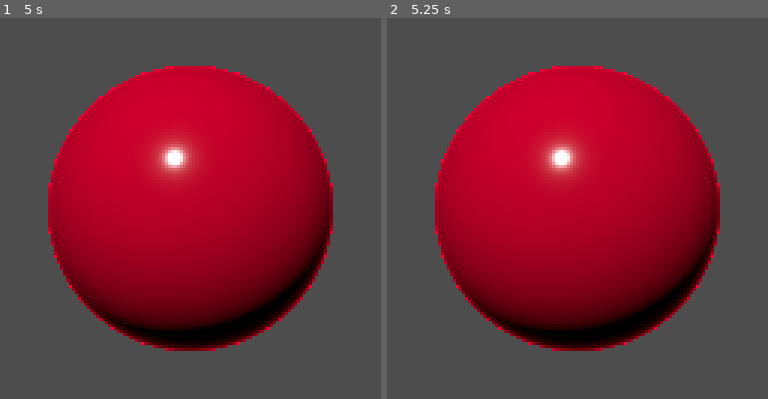
Above: before the commit, frames 1-2 (left to right).
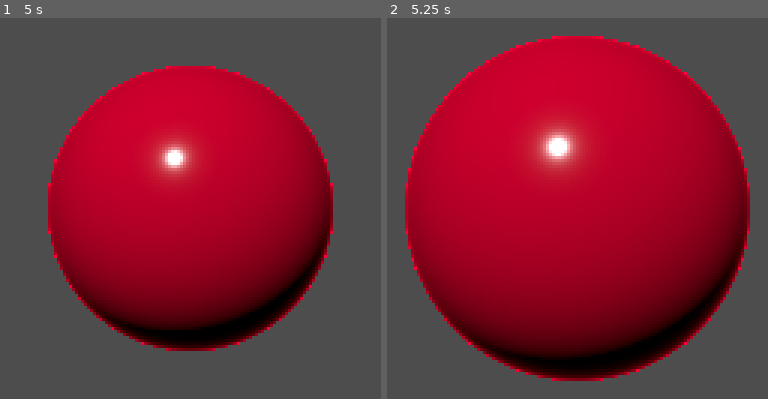
Above: after the commit, the same moments.

Repository: hola-soy-milk/godot-games
Game: Godot game, scene res://balloon popper/BalloonPopper.tscn
The game is run twice, just before and just after one commit, with the same random seed, the same clock (stepped at 60 frames per second) and the same inputs. The project has no main scene, so this scene is started directly.
Inputs (mouse positions are in pixels of both pictures, inside the frame that each line leads up to):
- Up to frame 1 (5 s): tap Enter at 0.5, 2, 3.5 s; move the mouse to (outside the picture) at 0.52 s; click (outside the picture) at 0.67 s; tap Space at 1.25, 2.75, 4.25 s; move the mouse to (outside the picture) at 1.27 s; click (outside the picture) at 1.42 s; move the mouse to (outside the picture) at 2.02 s; click (outside the picture) at 2.17 s; move the mouse to (outside the picture) at 2.77 s; click (outside the picture) at 2.92 s; move the mouse to (outside the picture) at 3.52 s; click (outside the picture) at 3.67 s; move the mouse to (outside the picture) at 4.27 s; click (outside the picture) at 4.42 s
- Up to frame 2 (5.25 s): move the mouse to (695, 208) at 5.02 s; click (695, 208) at 5.17 s

Frame 1 is identical in both runs. In frame 2, 31% of the frame differs, in the area x 4-96%, y 4-96%.

Commit message:
Make poppies

Diff:
--- a/balloon popper/Balloon.gd
+++ b/balloon popper/Balloon.gd
@@ -1,11 +1,16 @@
 extends Area3D
 
 
-# Called when the node enters the scene tree for the first time.
-func _ready():
-	pass # Replace with function body.
+var clicks_to_pop : int = 3
+var size_increase : float = 0.2
+var score_to_give : int = 1
 
 
-# Called every frame. 'delta' is the elapsed time since the previous frame.
-func _process(delta):
-	pass
+func _on_input_event(camera, event, position, normal, shape_idx):
+	if event is InputEventMouseButton and event.button_index == MOUSE_BUTTON_LEFT and event.pressed:
+		scale += Vector3.ONE * size_increase
+		clicks_to_pop -=1
+
+		if clicks_to_pop == 0:
+			get_node("/root/Main").increase_score(score_to_give)
+			queue_free()
--- /dev/null
+++ b/balloon popper/BalloonManager.gd
@@ -0,0 +1,6 @@
+extends Node3D
+
+var score : int = 0
+
+func increase_score (amount):
+	score += 1
--- a/balloon popper/BalloonPopper.tscn
+++ b/balloon popper/BalloonPopper.tscn
@@ -1,21 +1,12 @@
-[gd_scene load_steps=4 format=3 uid="uid://d1nanh11fkdx5"]
+[gd_scene load_steps=3 format=3 uid="uid://d1nanh11fkdx5"]
 
-[ext_resource type="Material" uid="uid://5mf38d1aimff" path="res://balloon popper/Balloon.tres" id="1_i81j0"]
-
-[sub_resource type="SphereMesh" id="SphereMesh_6x8wn"]
-
-[sub_resource type="SphereShape3D" id="SphereShape3D_pmkry"]
+[ext_resource type="Script" path="res://balloon popper/BalloonManager.gd" id="1_2nlnb"]
+[ext_resource type="PackedScene" uid="uid://btti32dl5mlo1" path="res://balloon popper/balloon.tscn" id="2_ydouu"]
 
 [node name="Main" type="Node3D"]
+script = ExtResource("1_2nlnb")
 
-[node name="Balloon" type="Area3D" parent="."]
-
-[node name="MeshInstance3D" type="MeshInstance3D" parent="Balloon"]
-material_override = ExtResource("1_i81j0")
-mesh = SubResource("SphereMesh_6x8wn")
-
-[node name="CollisionShape3D" type="CollisionShape3D" parent="Balloon"]
-shape = SubResource("SphereShape3D_pmkry")
+[node name="Balloon" parent="." instance=ExtResource("2_ydouu")]
 
 [node name="Camera3D" type="Camera3D" parent="."]
 transform = Transform3D(1, 0, 0, 0, 1, 0, 0, 0, 1, 0, 0, 3.10043)
--- /dev/null
+++ b/balloon popper/balloon.tscn
@@ -0,0 +1,20 @@
+[gd_scene load_steps=5 format=3 uid="uid://btti32dl5mlo1"]
+
+[ext_resource type="Script" path="res://balloon popper/Balloon.gd" id="1_irnsi"]
+[ext_resource type="Material" uid="uid://5mf38d1aimff" path="res://balloon popper/Balloon.tres" id="2_qn3u7"]
+
+[sub_resource type="SphereMesh" id="SphereMesh_6x8wn"]
+
+[sub_resource type="SphereShape3D" id="SphereShape3D_pmkry"]
+
+[node name="Balloon" type="Area3D"]
+script = ExtResource("1_irnsi")
+
+[node name="MeshInstance3D" type="MeshInstance3D" parent="."]
+material_override = ExtResource("2_qn3u7")
+mesh = SubResource("SphereMesh_6x8wn")
+
+[node name="CollisionShape3D" type="CollisionShape3D" parent="."]
+shape = SubResource("SphereShape3D_pmkry")
+
+[connection signal="input_event" from="." to="." method="_on_input_event"]
